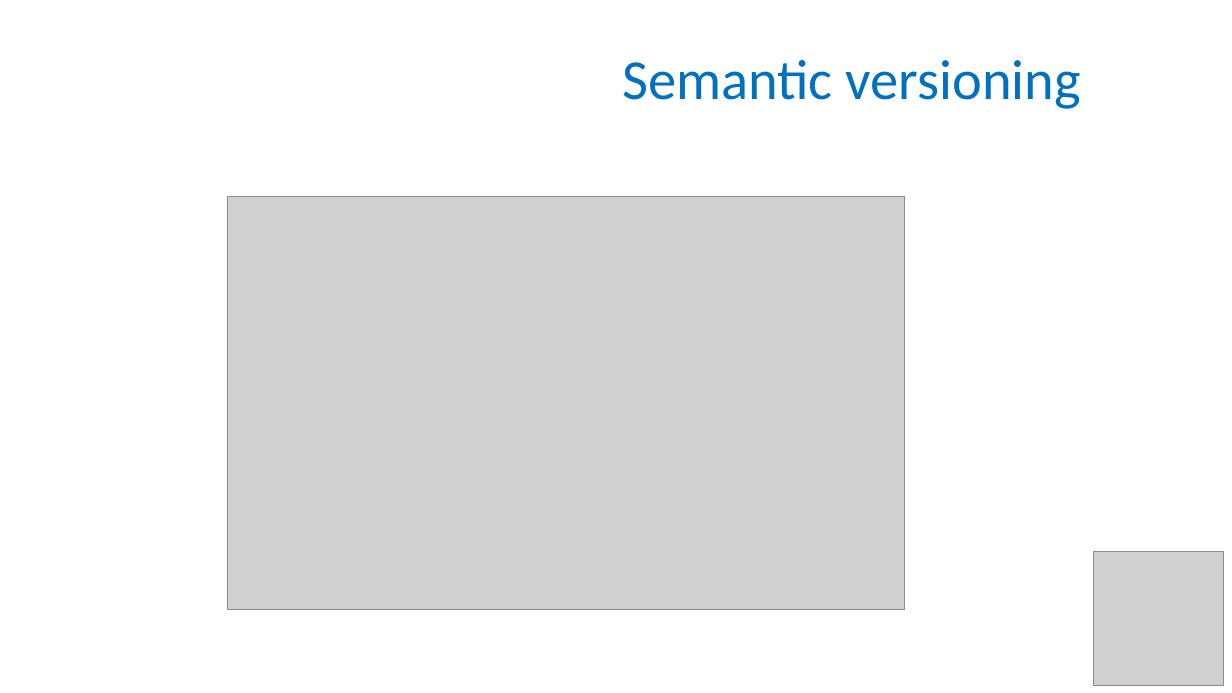
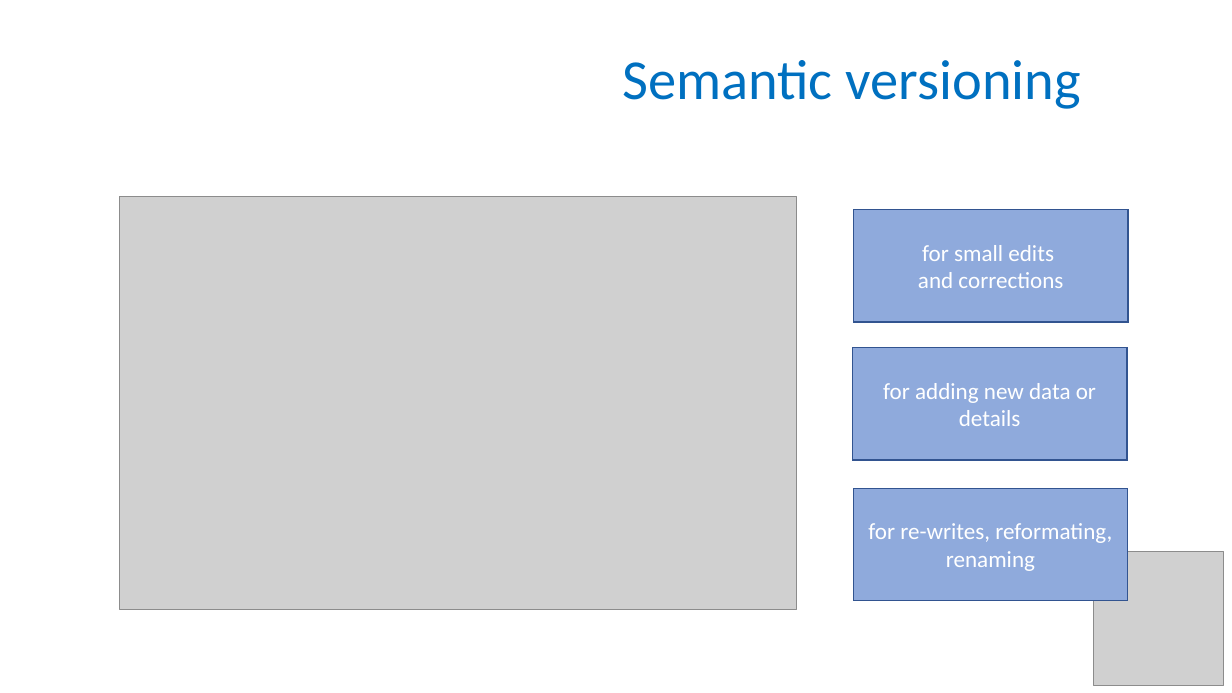
Before and after one commit to tobyhodges/solid-waddle, a slide deck: slide 19 of instructors/11-Version_Control_BT.pptx (slide 18 before the commit). Drawn at 1232x693 pixels with LibreOffice and Linux fonts; fonts in the diff are those of the drawing; grey boxes stand for pictures. Boxes give left, top, right and bottom in pixels: in the first picture for what was removed or moved away, otherwise in the second. Text is boxed around its words. In the diff, an @@ line names an element or a change of style, - is before the commit and + after.

```diff
--- a/instructors/11-Version_Control_BT.pptx
+++ b/instructors/11-Version_Control_BT.pptx
@@ picture: place and size @@
-picture at bbox=[228, 196, 905, 609]
+picture at bbox=[120, 196, 797, 609]
@@ rectangle added at bbox=[854, 210, 1128, 323], fill #8FAADC, outline #325491 1 pt, 18 pt, text #FFFFFF @@
+for small edits
+and corrections
@@ rectangle added at bbox=[853, 348, 1128, 460], fill #8FAADC, outline #325491 1 pt, 18 pt, text #FFFFFF @@
+for adding new data or details
@@ rectangle added at bbox=[853, 488, 1128, 601], fill #8FAADC, outline #325491 1 pt, 18 pt, text #FFFFFF @@
+for re-writes, reformating, renaming
```
Also in this commit, not shown: 1 other slide changed, 1 slide added, 6 other files.
